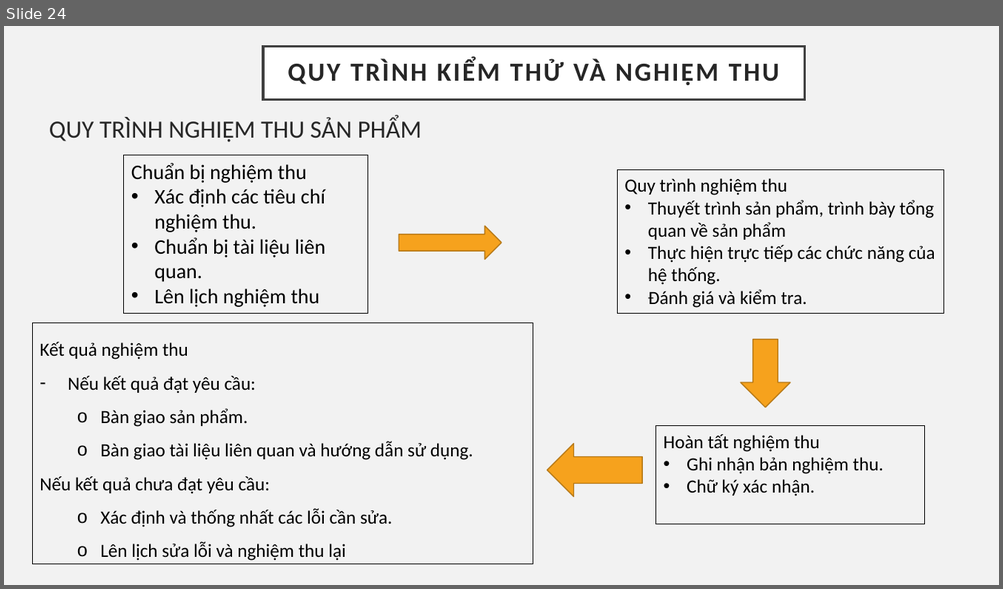
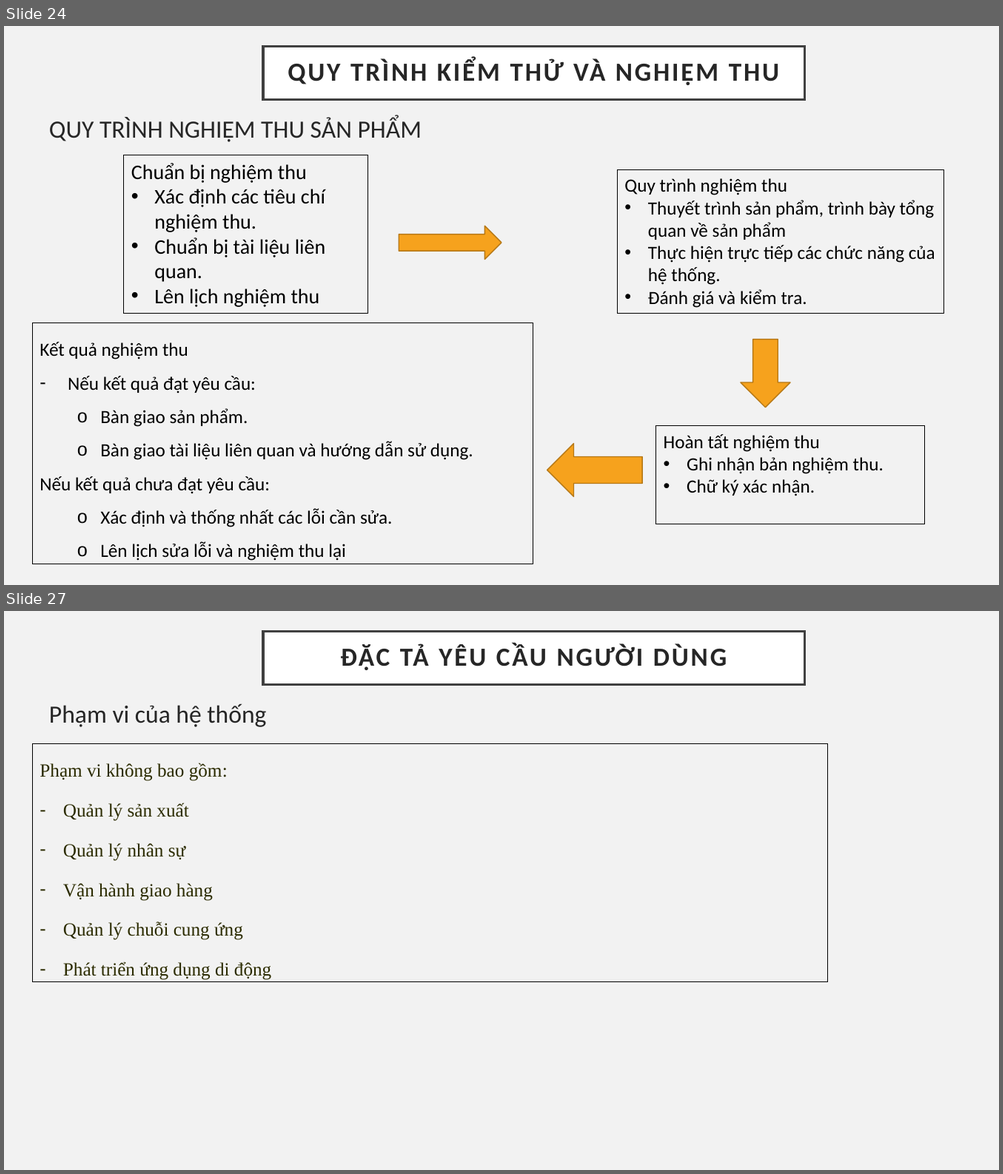
Before and after one commit to Tranngocphuc2003/BTL-CNPM, a slide deck: BTL Công nghệ phần mềm.pptx. Shown one above the other, each under a label of ours: slide 24 before the commit, slides 24 and 27 after it; the slides between them are not shown. The pictures are 1003x589 and 1003x1174 pixels, drawn with LibreOffice and Linux fonts; fonts in the diff are those of the drawing. Boxes give left, top, right and bottom in pixels: in the first picture for what was removed or moved away, otherwise in the second. Text is boxed around its words. In the diff, an @@ line names an element or a change of style, - is before the commit and + after.

```diff
--- a/BTL Công nghệ phần mềm.pptx
+++ b/BTL Công nghệ phần mềm.pptx
@@ slide 27 added at [4, 611, 999, 1170], background #F2F2F2 @@
@@ title added at [263, 631, 805, 684], fill #FFFFFF, outline #404040 2.5 pt, 25.2 pt, text #262626, bold @@
+ĐẶC TẢ YÊU CẦU NGƯỜI DÙNG
@@ text added at [49, 703, 266, 727], 24 pt, text #262626 @@
+Phạm vi của hệ thống
@@ rectangle added at [32, 743, 827, 982], outline #000000 0.75 pt, 18 pt, text #2B2B00 @@
+Phạm vi không bao gồm:
+– Quản lý sản xuất
+– Quản lý nhân sự
+– Vận hành giao hàng
+– Quản lý chuỗi cung ứng
+– Phát triển ứng dụng di động
```
Also in this commit, not shown: 26 other slides added, 2 other files.
